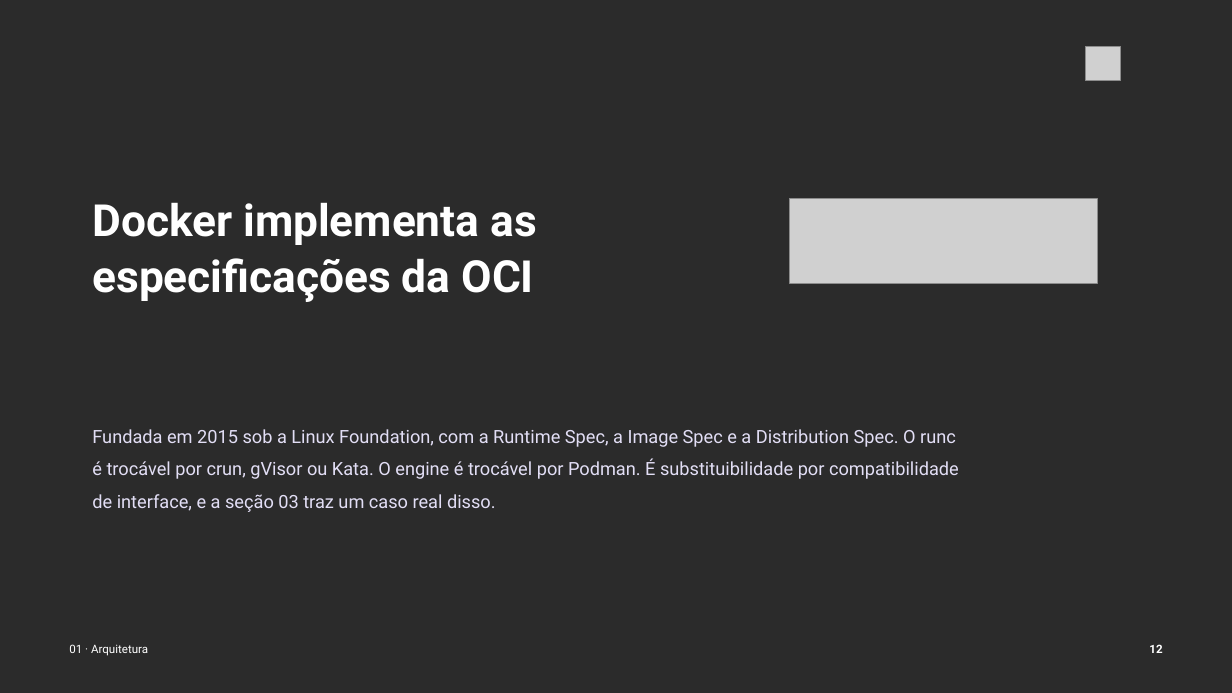
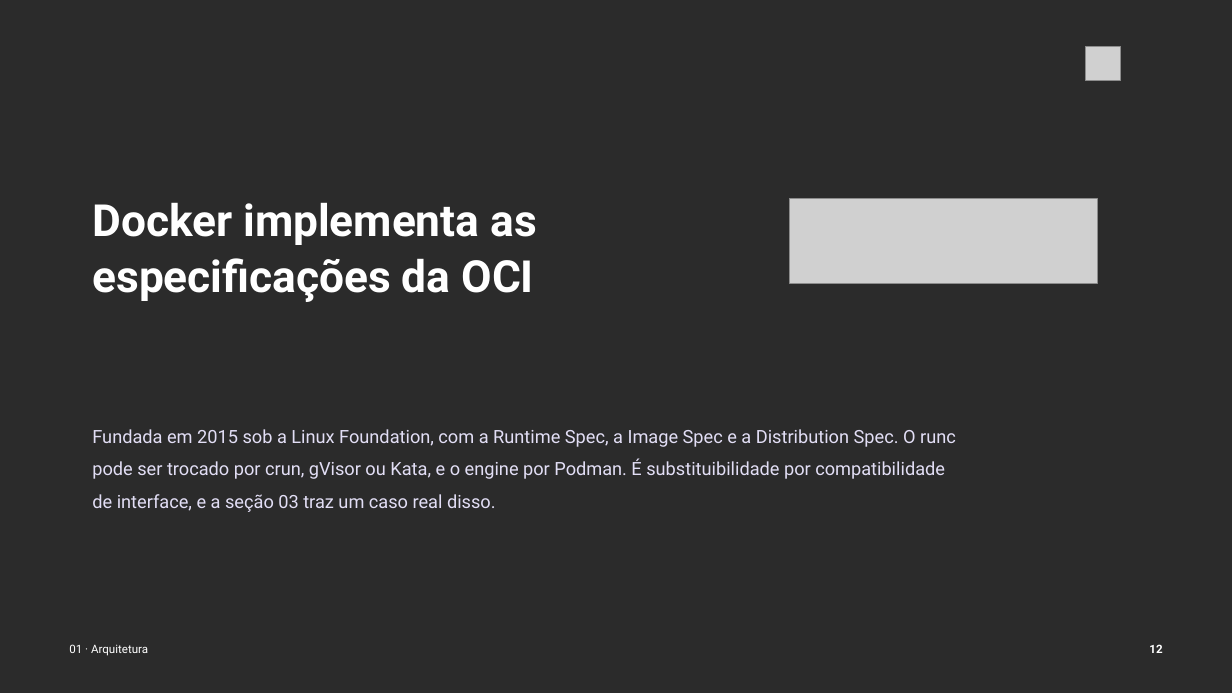
Before and after one commit to tcpassos/invite-app, a slide deck: slide 12 of trabalhos/T1-Docker-Invite-People.pptx. Drawn at 1232x693 pixels with LibreOffice and Linux fonts; fonts in the diff are those of the drawing; grey boxes stand for pictures; background and template pictures are left out; a plain dark background stands for a picture behind light text. Boxes give left, top, right and bottom in pixels: in the first picture for what was removed or moved away, otherwise in the second. Text is boxed around its words. In the diff, an @@ line names an element or a change of style, - is before the commit and + after.

```diff
--- a/trabalhos/T1-Docker-Invite-People.pptx
+++ b/trabalhos/T1-Docker-Invite-People.pptx
@@ text at (x1=92, y1=429, x2=956, y2=512): text changed @@
-Fundada em 2015 sob a Linux Foundation, com a Runtime Spec, a Image Spec e a Distribution Spec. O runc é trocável por crun, gVisor ou Kata. O engine é trocável por Podman. É substituibilidade por compatibilidade de interface, e a seção 03 traz um caso real disso.
+Fundada em 2015 sob a Linux Foundation, com a Runtime Spec, a Image Spec e a Distribution Spec. O runc pode ser trocado por crun, gVisor ou Kata, e o engine por Podman. É substituibilidade por compatibilidade de interface, e a seção 03 traz um caso real disso.
```
Also in this commit, not shown: 9 other slides changed, 12 other files.
